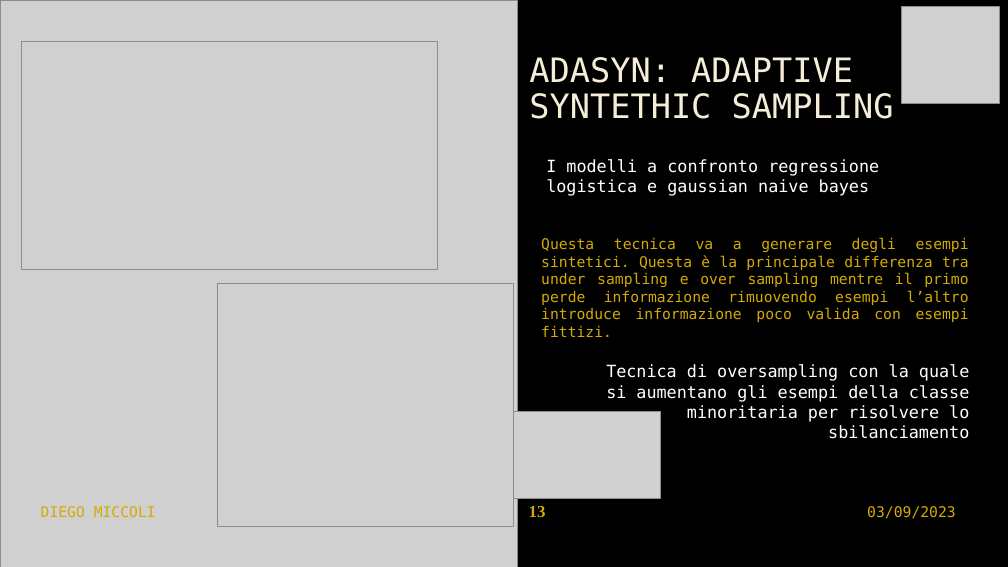
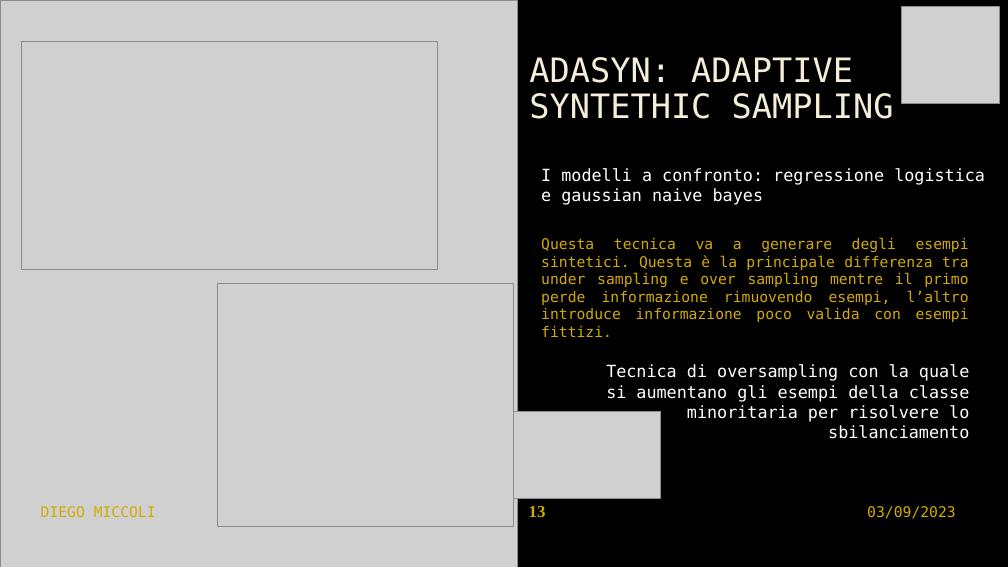
Before and after one commit to kozen88/ProgettoIcon2023, a slide deck: slide 13 of documentation/presentazione_progetto_ICON.pptx. Drawn at 1008x567 pixels with LibreOffice and Linux fonts; fonts in the diff are those of the drawing; grey boxes stand for pictures; background and template pictures are left out. Boxes give left, top, right and bottom in pixels: in the first picture for what was removed or moved away, otherwise in the second. Text is boxed around its words. In the diff, an @@ line names an element or a change of style, - is before the commit and + after.

```diff
--- a/documentation/presentazione_progetto_ICON.pptx
+++ b/documentation/presentazione_progetto_ICON.pptx
@@ text at box(541, 168, 985, 205): text changed @@
-I modelli a confronto regressione logistica e gaussian naive bayes
+I modelli a confronto: regressione logistica e gaussian naive bayes
@@ text at box(541, 237, 969, 337): text changed @@
-Questa tecnica va a generare degli esempi sintetici. Questa è la principale differenza tra under sampling e over sampling mentre il primo perde informazione rimuovendo esempi l’altro introduce informazione poco valida con esempi fittizi.
+Questa tecnica va a generare degli esempi sintetici. Questa è la principale differenza tra under sampling e over sampling mentre il primo perde informazione rimuovendo esempi, l’altro introduce informazione poco valida con esempi fittizi.
```
Also in this commit, not shown: 9 other slides changed, 10 other files.
